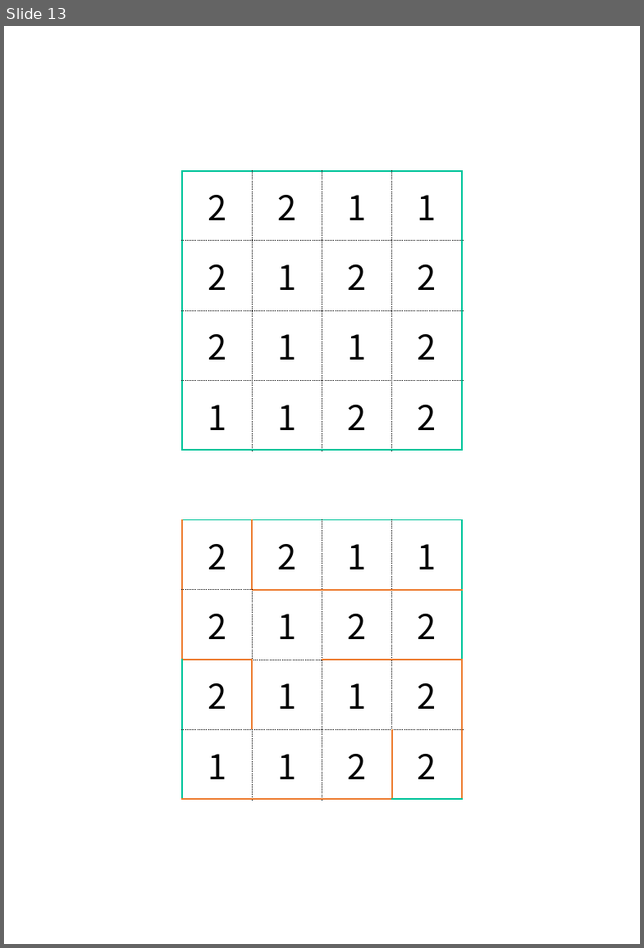
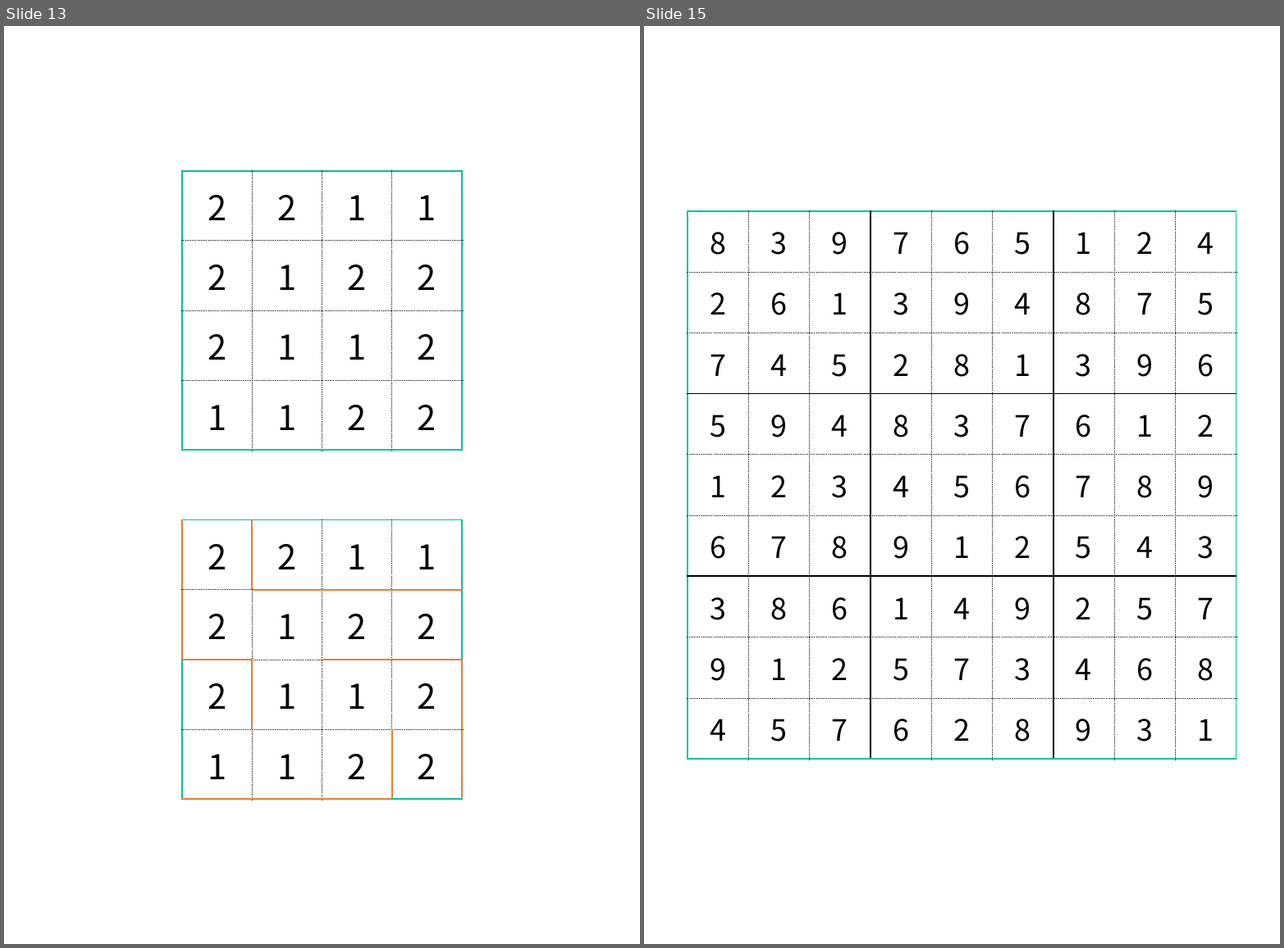
Before and after one commit to itkmaingit/Graduation_Thesis, a slide deck: making/forSVG.pptx. Shown side by side, each under a label of ours: slide 13 before the commit, slides 13 and 15 after it; the slides between them are not shown. The pictures are 644x948 and 1284x948 pixels, drawn with LibreOffice and Linux fonts; fonts in the diff are those of the drawing. Boxes give left, top, right and bottom in pixels: in the first picture for what was removed or moved away, otherwise in the second. Text is boxed around its words. In the diff, an @@ line names an element or a change of style, - is before the commit and + after.

```diff
--- a/making/forSVG.pptx
+++ b/making/forSVG.pptx
@@ slide 15 added at (644, 26, 1280, 944), background #FFFFFF @@
@@ table added at (688, 210, 1237, 759), 9 rows, 9 columns @@
+8 | 3 | 9 | 7 | 6 | 5 | 1 | 2 | 4
+2 | 6 | 1 | 3 | 9 | 4 | 8 | 7 | 5
+7 | 4 | 5 | 2 | 8 | 1 | 3 | 9 | 6
+5 | 9 | 4 | 8 | 3 | 7 | 6 | 1 | 2
+1 | 2 | 3 | 4 | 5 | 6 | 7 | 8 | 9
+6 | 7 | 8 | 9 | 1 | 2 | 5 | 4 | 3
+3 | 8 | 6 | 1 | 4 | 9 | 2 | 5 | 7
+9 | 1 | 2 | 5 | 7 | 3 | 4 | 6 | 8
+4 | 5 | 7 | 6 | 2 | 8 | 9 | 3 | 1
```
Also in this commit, not shown: 8 other slides added, 2 slides removed, 47 other files.
